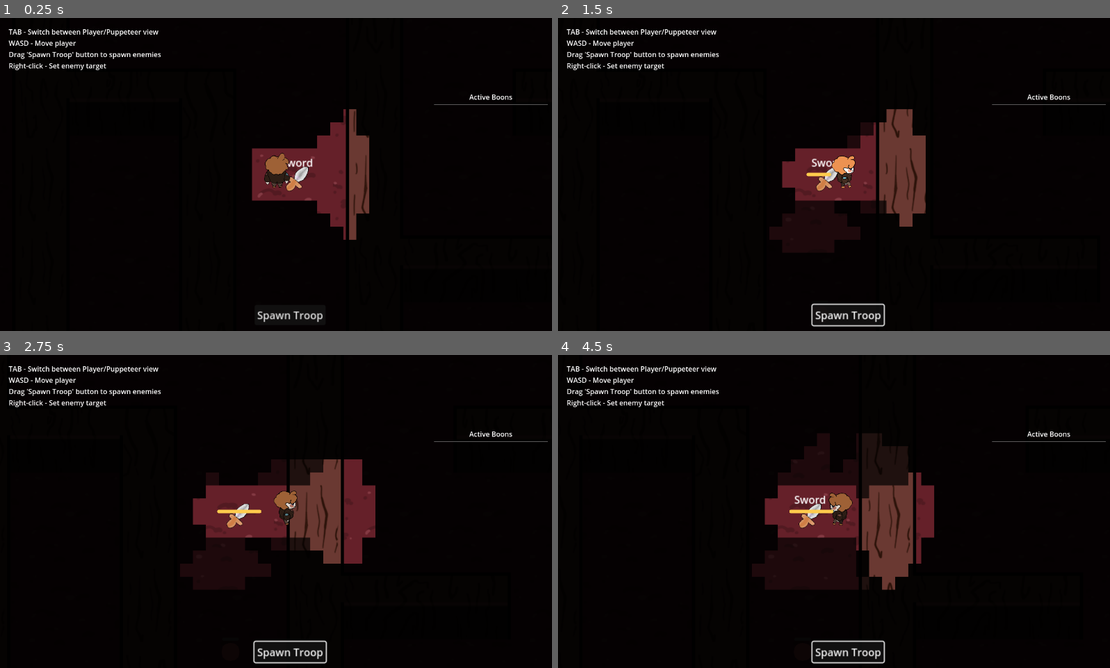
Above: before the commit, frames 1-4 (two rows, left to right).
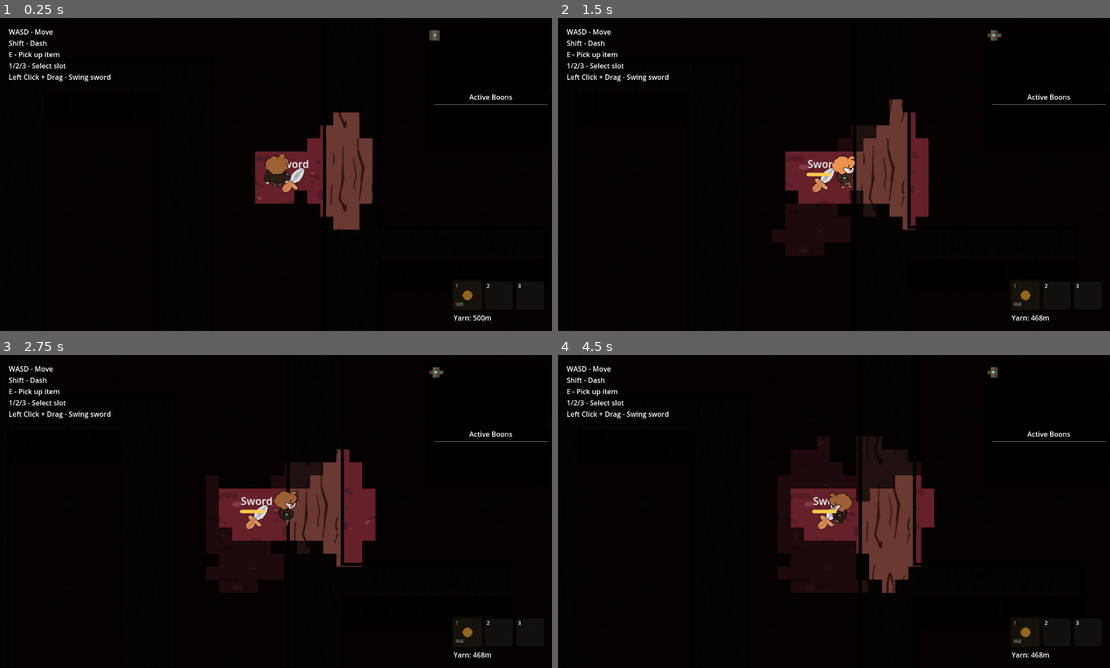
Above: after the commit, the same moments.

Repository: andye132/minos
Game: Godot game, scene res://scenes/main.tscn
Same seed, same stepped clock (60 frames per second), same inputs: the game is played once before the commit and once after it. Before the commit the project starts from res://scenes/arena_test.tscn.
Inputs (mouse positions are in pixels of both pictures, inside the frame that each line leads up to):
- Up to frame 1 (0.25 s): no input
- Up to frame 2 (1.5 s): click (850, 315) at 0.5 s, where only the run before the commit has a clickable "Spawn Troop"; tap Enter at 1.25 s; move the mouse to (960, 158) at 1.27 s; hold D (move_right) from 1.28 s (still down); tap Shift (dash) at 1.35 s; click (960, 158) at 1.42 s
- Up to frame 3 (2.75 s): release D (move_right) at 2 s; drag from (165, 527) to (276, 511) at 2.02 s
- Up to frame 4 (4.5 s): tap Space at 2.75 s; move the mouse to (889, 442) at 2.77 s; hold D (move_right) 2.78-3.5 s; tap Shift (dash) at 2.85 s; drag from (806, 574) to (712, 414) at 3.52 s; tap Enter at 4.25 s; move the mouse to (1005, 558) at 4.27 s; hold A (move_left) from 4.28 s (still down); tap 1 (slot_1) at 4.35 s

The runs differ from the first frame. In frame 1, 4.3% of the frame differs, in the area x 1-95%, y 3-98%; in frame 2, 5.3%, in the area x 1-95%, y 3-99%; in frame 3, 5.2%; in frame 4, 4.8%.

Commit message:
BOON UPDATES SORTA LANTERN INC RATE!! - need to fix lantern

Diff:
--- a/project.godot
+++ b/project.godot
@@ -11,7 +11,7 @@
 [application]
 
 config/name="Maze Chase"
-run/main_scene="uid://cum42ffr436gy"
+run/main_scene="res://scenes/main.tscn"
 config/features=PackedStringArray("4.5", "Forward Plus")
 
 [autoload]
--- a/scripts/boon_manager.gd
+++ b/scripts/boon_manager.gd
@@ -3,22 +3,40 @@
 
 # Spawn configuration - adjust these values as needed
 @export_group("Spawn Settings")
-@export var min_boons: int = 50
-@export var max_boons: int = 80
+@export var min_spawns: int = 50
+@export var max_spawns: int = 80
 @export var min_distance_from_player_spawn: float = 20.0  # Don't spawn too close to start
 
 @export_group("Boon Chances (weights)")
 @export var speed_boost_weight: float = 1.0
 @export var damage_boost_weight: float = 1.0
 @export var hp_boost_weight: float = 1.0
-@export var dash_cooldown_weight: float = 0.5
+@export var dash_cooldown_weight: float = 0.6
+
+@export_group("Item Chances (weights)")
+@export var sword_weight: float = 1
+@export var lantern_weight: float = 1
+@export var torch_weight: float = 1
+@export var yarn_weight: float = 1.0
+
+@export_group("Yarn Settings")
+@export var yarn_amount_min: float = 100.0
+@export var yarn_amount_max: float = 500.0
+
+@export_group("Lantern Settings")
+@export var lantern_radius_min: float = 100.0
+@export var lantern_radius_max: float = 200.0
 
 @export_group("Tile Settings")
 @export var base_tile_size: float = 160.0
 @export var world_scale: float = 0.8
 
-# Scene reference
+# Scene references
 const BoonPickupScene = preload("res://scenes/boon_pickup.tscn")
+const WorldItemScene = preload("res://scenes/world_item.tscn")
+
+# Spawn type enum
+enum SpawnType { BOON_SPEED, BOON_DAMAGE, BOON_HP, BOON_DASH, ITEM_SWORD, ITEM_LANTERN, ITEM_TORCH, ITEM_YARN }
 
 # References
 var maze_ref: MazeGen
@@ -26,6 +44,7 @@
 
 # Tracking
 var spawned_boons: Array[BoonPickup] = []
+var spawned_items: Array[WorldItem] = []
 var valid_spawn_positions: Array[Vector2] = []
 
 
@@ -33,7 +52,7 @@
 	maze_ref = maze
 	player_spawn_pos = player_start
 	_calculate_valid_positions()
-	_spawn_boons()
+	_spawn_all()
 
 
 func _calculate_valid_positions() -> void:
@@ -61,46 +80,96 @@
 	print("BoonManager: Found ", valid_spawn_positions.size(), " valid spawn positions")
 
 
-func _spawn_boons() -> void:
+func _spawn_all() -> void:
 	if valid_spawn_positions.is_empty():
 		push_warning("BoonManager: No valid spawn positions!")
 		return
 
-	# Determine how many boons to spawn
-	var boon_count = randi_range(min_boons, max_boons)
-	boon_count = min(boon_count, valid_spawn_positions.size())
+	# Determine how many things to spawn
+	var spawn_count = randi_range(min_spawns, max_spawns)
+	spawn_count = min(spawn_count, valid_spawn_positions.size())
 
 	# Shuffle positions for random selection
 	var positions_copy = valid_spawn_positions.duplicate()
 	positions_copy.shuffle()
 
-	for i in range(boon_count):
+	var boon_count = 0
+	var item_count = 0
+
+	for i in range(spawn_count):
 		var pos = positions_copy[i]
-		var boon_type = _get_random_boon_type()
-		_spawn_boon_at(pos, boon_type)
-
-	print("BoonManager: Spawned ", boon_count, " boons")
-
-
-func _get_random_boon_type() -> Boon.BoonType:
-	# Weighted random selection
-	var total_weight = speed_boost_weight + damage_boost_weight + hp_boost_weight + dash_cooldown_weight
+		var spawn_type = _get_random_spawn_type()
+
+		match spawn_type:
+			SpawnType.BOON_SPEED:
+				_spawn_boon_at(pos, Boon.BoonType.SPEED_BOOST)
+				boon_count += 1
+			SpawnType.BOON_DAMAGE:
+				_spawn_boon_at(pos, Boon.BoonType.DAMAGE_BOOST)
+				boon_count += 1
+			SpawnType.BOON_HP:
+				_spawn_boon_at(pos, Boon.BoonType.HP_BOOST)
+				boon_count += 1
+			SpawnType.BOON_DASH:
+				_spawn_boon_at(pos, Boon.BoonType.DASH_COOLDOWN)
+				boon_count += 1
+			SpawnType.ITEM_SWORD:
+				_spawn_item_at(pos, Item.ItemType.SWORD)
+				item_count += 1
+			SpawnType.ITEM_LANTERN:
+				_spawn_item_at(pos, Item.ItemType.LANTERN)
+				item_count += 1
+			SpawnType.ITEM_TORCH:
+				_spawn_item_at(pos, Item.ItemType.TORCH)
+				item_count += 1
+			SpawnType.ITEM_YARN:
+				_spawn_item_at(pos, Item.ItemType.YARN)
+				item_count += 1
+
+	print("BoonManager: Spawned ", boon_count, " boons and ", item_count, " items")
+
+
+func _get_random_spawn_type() -> SpawnType:
+	# Calculate total weight of all spawns
+	var total_weight = (
+		speed_boost_weight + damage_boost_weight + hp_boost_weight + dash_cooldown_weight +
+		sword_weight + lantern_weight + torch_weight + yarn_weight
+	)
 	var roll = randf() * total_weight
 
 	var cumulative = 0.0
+
+	# Boons
 	cumulative += speed_boost_weight
 	if roll < cumulative:
-		return Boon.BoonType.SPEED_BOOST
+		return SpawnType.BOON_SPEED
 
 	cumulative += damage_boost_weight
 	if roll < cumulative:
-		return Boon.BoonType.DAMAGE_BOOST
+		return SpawnType.BOON_DAMAGE
 
 	cumulative += hp_boost_weight
 	if roll < cumulative:
-		return Boon.BoonType.HP_BOOST
-
-	return Boon.BoonType.DASH_COOLDOWN
+		return SpawnType.BOON_HP
+
+	cumulative += dash_cooldown_weight
+	if roll < cumulative:
+		return SpawnType.BOON_DASH
+
+	# Items
+	cumulative += sword_weight
+	if roll < cumulative:
+		return SpawnType.ITEM_SWORD
+
+	cumulative += lantern_weight
+	if roll < cumulative:
+		return SpawnType.ITEM_LANTERN
+
+	cumulative += torch_weight
+	if roll < cumulative:
+		return SpawnType.ITEM_TORCH
+
+	return SpawnType.ITEM_YARN
 
 
 func _spawn_boon_at(pos: Vector2, type: Boon.BoonType) -> BoonPickup:
@@ -116,29 +185,63 @@
 	return boon_instance
 
 
-func _on_boon_collected(boon: Boon, _collector: Player) -> void:
+func _spawn_item_at(pos: Vector2, type: Item.ItemType) -> WorldItem:
+	var item_instance = WorldItemScene.instantiate() as WorldItem
+	item_instance.item_type = type
+
+	# Set specific properties based on type
+	if type == Item.ItemType.YARN:
+		item_instance.yarn_amount = randf_range(yarn_amount_min, yarn_amount_max)
+	elif type == Item.ItemType.LANTERN:
+		item_instance.lantern_radius = randf_range(lantern_radius_min, lantern_radius_max)
+
+	item_instance.position = pos
+	add_child(item_instance)
+	spawned_items.append(item_instance)
+
+	return item_instance
+
+
+func _on_boon_collected(_boon: Boon, _collector: Player) -> void:
 	# Boon is already applied by BoonPickup.pickup()
 	# This callback is for tracking/logging purposes
 	pass
 
 
-# Manual spawn function for testing or scripted events
+# Manual spawn functions for testing or scripted events
 func spawn_specific_boon(pos: Vector2, type: Boon.BoonType) -> BoonPickup:
 	return _spawn_boon_at(pos, type)
 
 
-# Clear all boons
-func clear_all_boons() -> void:
+func spawn_specific_item(pos: Vector2, type: Item.ItemType) -> WorldItem:
+	return _spawn_item_at(pos, type)
+
+
+# Clear all spawns
+func clear_all() -> void:
 	for boon in spawned_boons:
 		if is_instance_valid(boon):
 			boon.queue_free()
 	spawned_boons.clear()
 
-
-# Get count of remaining boons
+	for item in spawned_items:
+		if is_instance_valid(item):
+			item.queue_free()
+	spawned_items.clear()
+
+
+# Get counts
 func get_remaining_boon_count() -> int:
 	var count = 0
 	for boon in spawned_boons:
 		if is_instance_valid(boon):
 			count += 1
 	return count
+
+
+func get_remaining_item_count() -> int:
+	var count = 0
+	for item in spawned_items:
+		if is_instance_valid(item):
+			count += 1
+	return count
